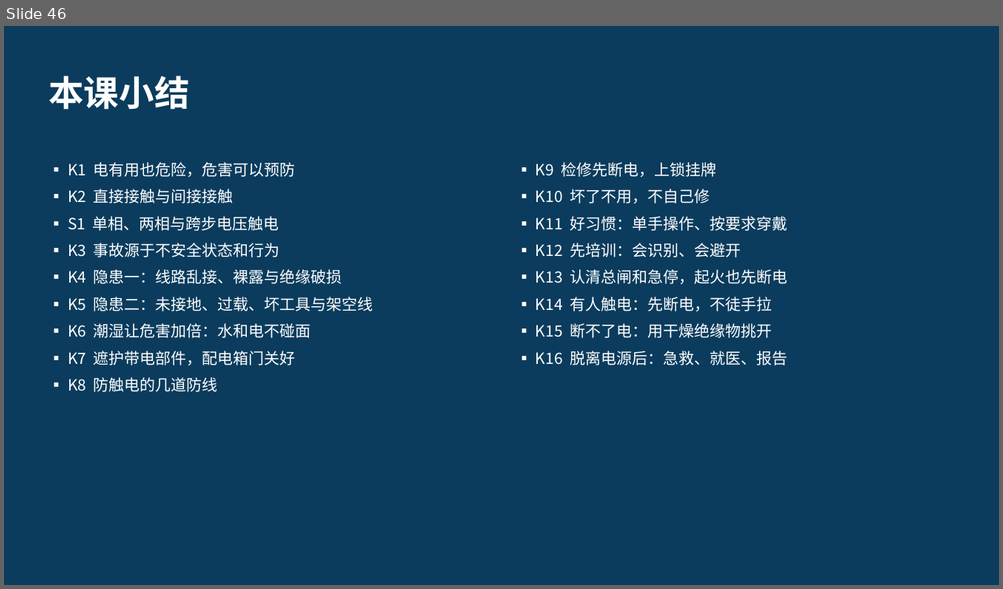
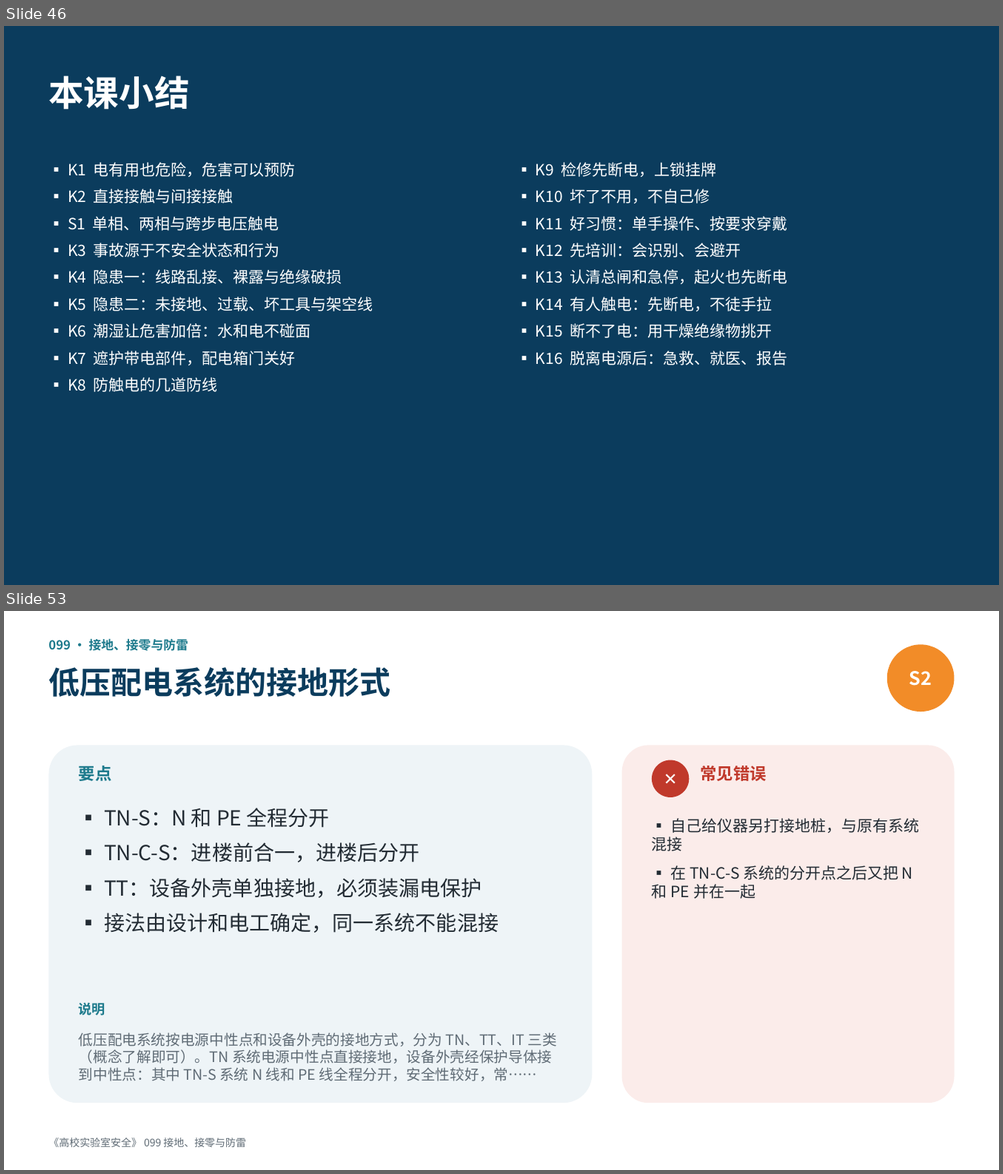
Before and after one commit to hanrongwx-max/videoyoutubo, a slide deck: course/高校实验室安全/课件/第8章_电气安全.pptx. Shown one above the other, each under a label of ours: slide 46 before the commit, slides 46 and 53 after it; the slides between them are not shown. The pictures are 1003x589 and 1003x1174 pixels, drawn with LibreOffice and Linux fonts; fonts in the diff are those of the drawing. Boxes give left, top, right and bottom in pixels: in the first picture for what was removed or moved away, otherwise in the second. Text is boxed around its words. In the diff, an @@ line names an element or a change of style, - is before the commit and + after.

```diff
--- a/course/高校实验室安全/课件/第8章_电气安全.pptx
+++ b/course/高校实验室安全/课件/第8章_电气安全.pptx
@@ slide 53 added at <box>4,611,999,1170</box>, background #FFFFFF @@
@@ text added at <box>48,638,188,651</box>, 12 pt, text #1D7A8C, bold @@
+099 · 接地、接零与防雷
@@ ellipse added at <box>887,644,954,712</box>, fill #F28C28, 18 pt, text #FFFFFF, bold @@
+S2
@@ text added at <box>48,667,390,697</box>, 30 pt, text #0B3C5D, bold @@
+低压配电系统的接地形式
@@ rounded rectangle added at <box>48,745,592,1103</box>, fill #EEF4F7 @@
@@ text added at <box>79,766,112,781</box>, 16 pt, text #1D7A8C, bold @@
+要点
@@ rounded rectangle added at <box>622,745,954,1103</box>, fill #FBECEA @@
@@ ellipse added at <box>652,760,689,797</box>, fill #C0392B, 16 pt, text #FFFFFF, bold @@
+✕
@@ text added at <box>700,766,765,781</box>, 16 pt, text #C0392B, bold @@
+常见错误
@@ text added at <box>104,808,498,933</box>, 20 pt, text #222B33 @@
+▪ TN-S：N 和 PE 全程分开
+▪ TN-C-S：进楼前合一，进楼后分开
+▪ TT：设备外壳单独接地，必须装漏电保护
+▪ 接法由设计和电工确定，同一系统不能混接
@@ text added at <box>652,818,919,899</box>, 15 pt, text #222B33 @@
+▪ 自己给仪器另打接地桩，与原有系统混接
+▪ 在 TN-C-S 系统的分开点之后又把 N 和 PE 并在一起
@@ text added at <box>79,1003,105,1016</box>, 13 pt, text #1D7A8C, bold @@
+说明
@@ text added at <box>79,1033,556,1082</box>, 14 pt, text #5F6B75 @@
+低压配电系统按电源中性点和设备外壳的接地方式，分为 TN、TT、IT 三类（概念了解即可）。TN 系统电源中性点直接接地，设备外壳经保护导体接到中性点：其中 TN-S 系统 N 线和 PE 线全程分开，安全性较好，常……
@@ text added at <box>48,1138,246,1147</box>, 10 pt, text #5F6B75 @@
+《高校实验室安全》 099 接地、接零与防雷
```
Also in this commit, not shown: 21 other slides added, 2 other files.
